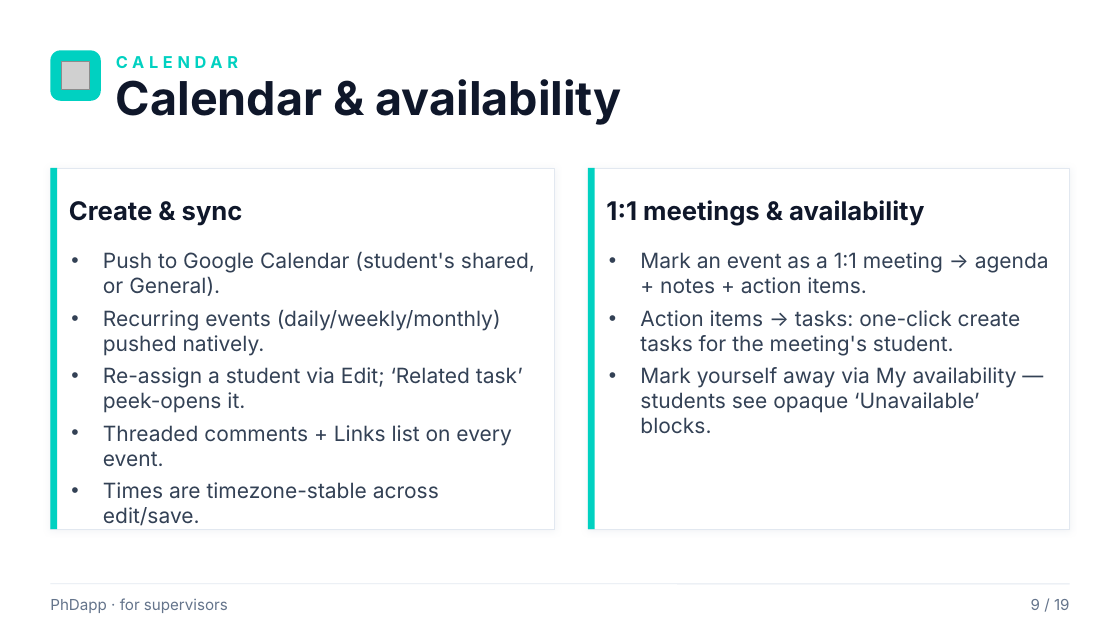
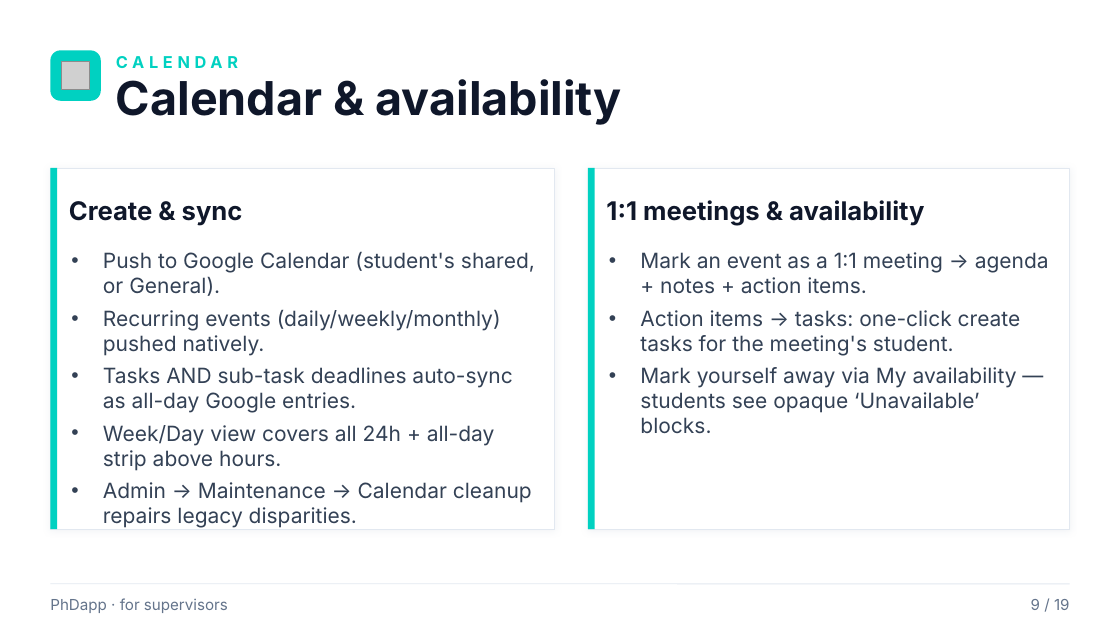
Before and after one commit to rafacastrocsic/phdapp, a slide deck: slide 9 of docs/PhDapp_Supervisor_Overview.pptx. Drawn at 1120x630 pixels with LibreOffice and Linux fonts; fonts in the diff are those of the drawing; grey boxes stand for pictures. Boxes give left, top, right and bottom in pixels: in the first picture for what was removed or moved away, otherwise in the second. Text is boxed around its words. In the diff, an @@ line names an element or a change of style, - is before the commit and + after.

```diff
--- a/docs/PhDapp_Supervisor_Overview.pptx
+++ b/docs/PhDapp_Supervisor_Overview.pptx
@@ text at box(103, 367, 532, 528): text changed @@
-• Re-assign a student via Edit; ‘Related task’ peek-opens it.
-• Threaded comments + Links list on every event.
-• Times are timezone-stable across edit/save.
+• Tasks AND sub-task deadlines auto-sync as all-day Google entries.
+• Week/Day view covers all 24h + all-day strip above hours.
+• Admin → Maintenance → Calendar cleanup repairs legacy disparities.
```
Also in this commit, not shown: 1 other file.
